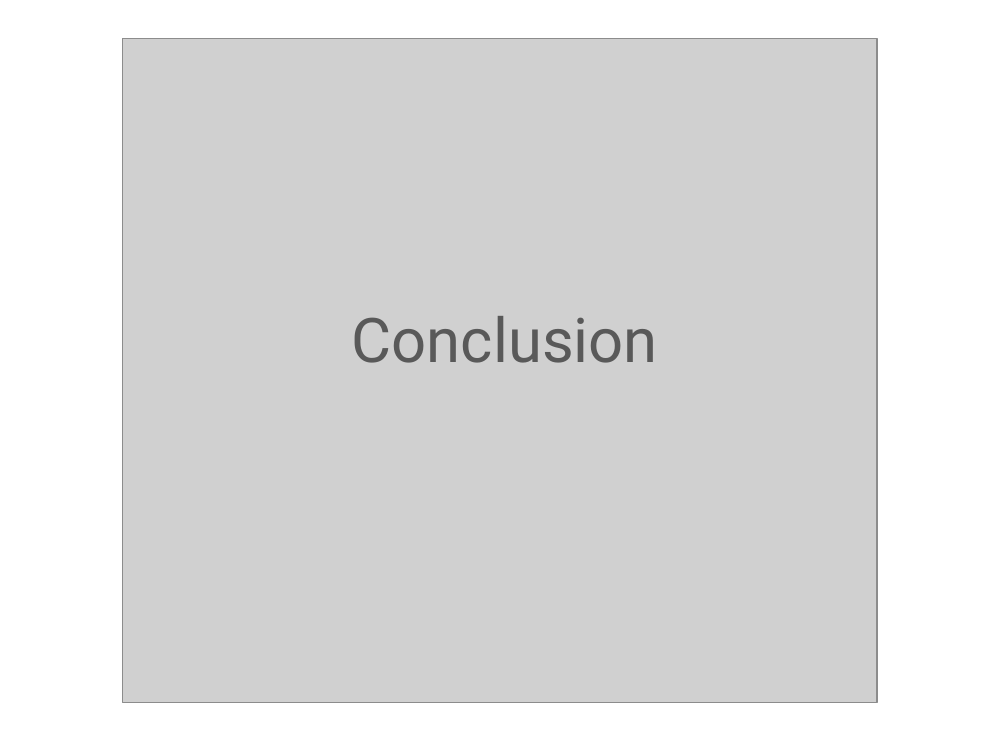
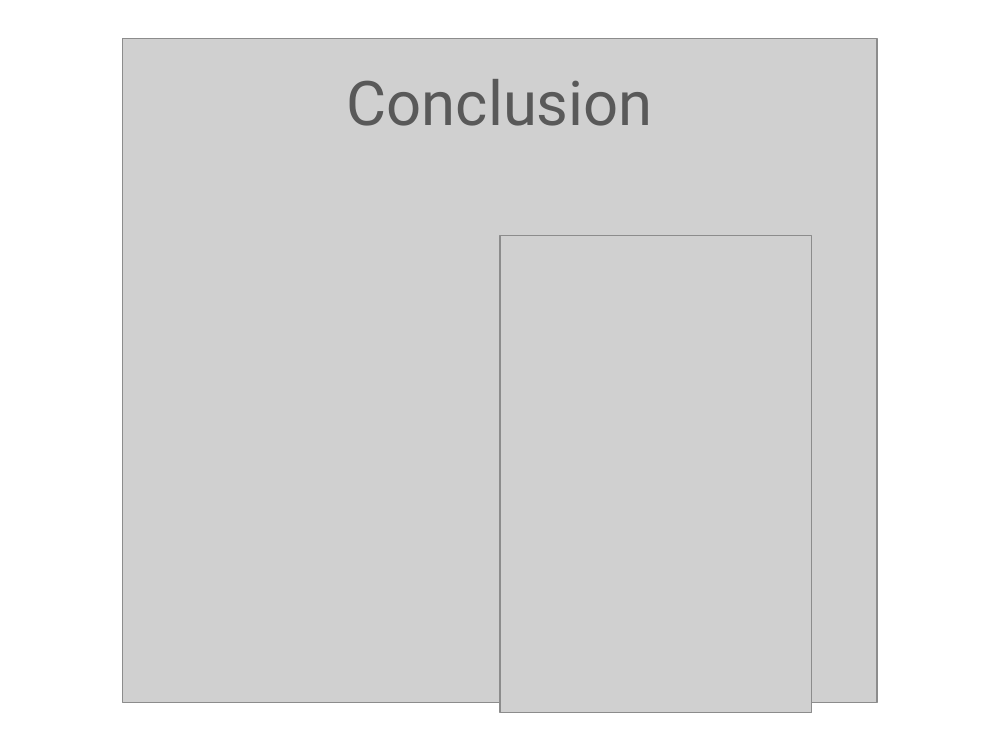
Before and after one commit to GRAAFYME/ContainingJ2P2P, a slide deck: slide 16 of Documentatie/Presentatie/ContainingPresentatie.pptx. Drawn at 1008x756 pixels with LibreOffice and Linux fonts; fonts in the diff are those of the drawing; grey boxes stand for pictures. Boxes give left, top, right and bottom in pixels: in the first picture for what was removed or moved away, otherwise in the second. Text is boxed around its words. In the diff, an @@ line names an element or a change of style, - is before the commit and + after.

```diff
--- a/Documentatie/Presentatie/ContainingPresentatie.pptx
+++ b/Documentatie/Presentatie/ContainingPresentatie.pptx
@@ title "Conclusion": place and size @@
-title "Conclusion" at [352,316,658,363]
+title "Conclusion" at [347,79,653,126]
@@ picture added at [500,235,811,713] @@
```
Also in this commit, not shown: 4 other slides changed.
